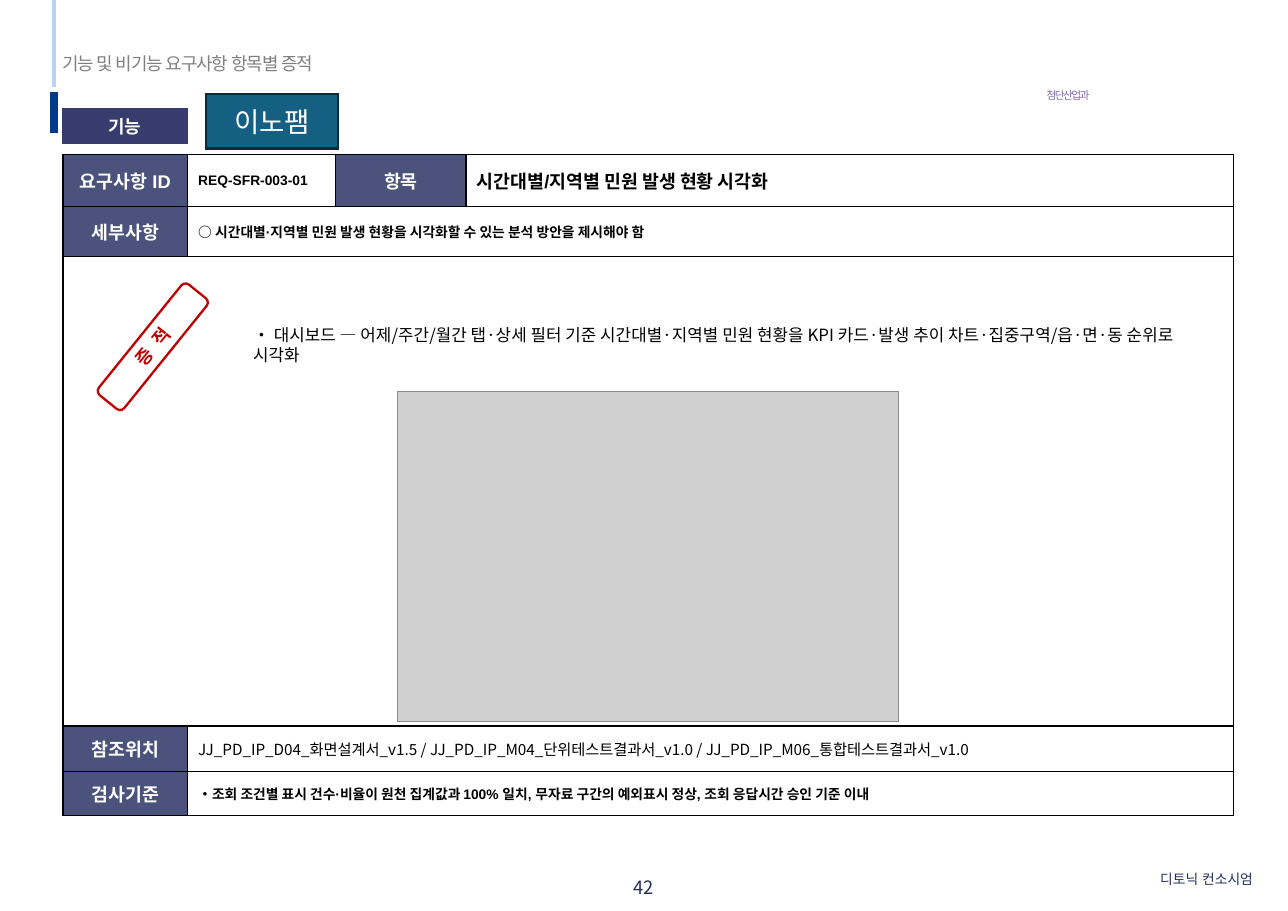
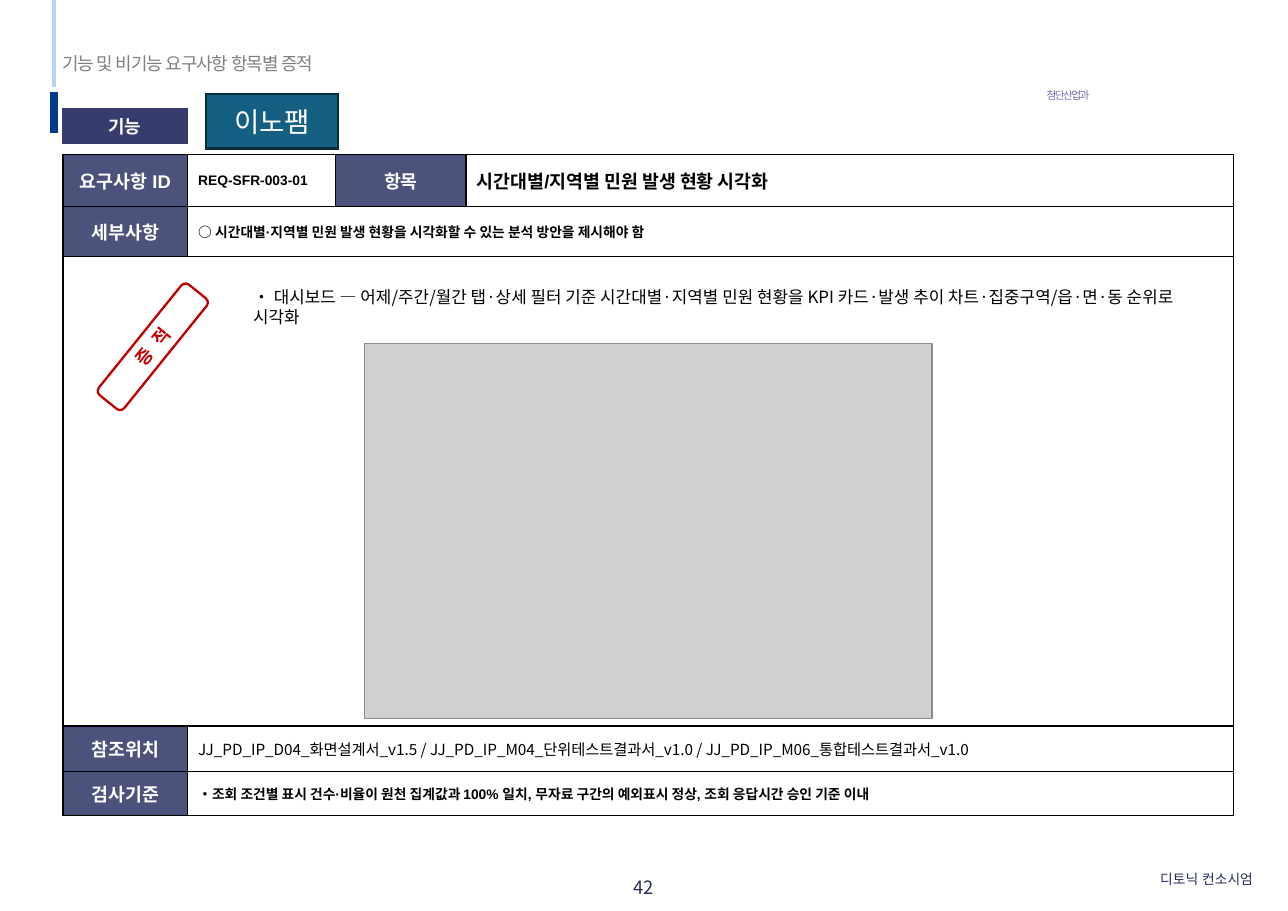
Before and after one commit to innopamSolution/jeju-datahub, a slide deck: slide 42 of Audit/25년 제주스마트도시 데이터허브 시범솔루션 발굴사업_완료보고서양식_261026_V0_1.pptx. Drawn at 1288x911 pixels with LibreOffice and Linux fonts; fonts in the diff are those of the drawing; grey boxes stand for pictures; background and template pictures are left out. Boxes give left, top, right and bottom in pixels: in the first picture for what was removed or moved away, otherwise in the second. Text is boxed around its words. In the diff, an @@ line names an element or a change of style, - is before the commit and + after.

```diff
--- a/Audit/25년 제주스마트도시 데이터허브 시범솔루션 발굴사업_완료보고서양식_261026_V0_1.pptx
+++ b/Audit/25년 제주스마트도시 데이터허브 시범솔루션 발굴사업_완료보고서양식_261026_V0_1.pptx
@@ text "• 대시보드 — 어제/주간/월간 탭·상세 ...": place and size @@
-text "• 대시보드 — 어제/주간/월간 탭·상세 ..." at (253,327,1174,363)
+text "• 대시보드 — 어제/주간/월간 탭·상세 ..." at (253,289,1174,325)
@@ picture: place and size @@
-picture at (398,391,899,722)
+picture at (365,344,932,718)
```
Also in this commit, not shown: 23 other slides changed.
